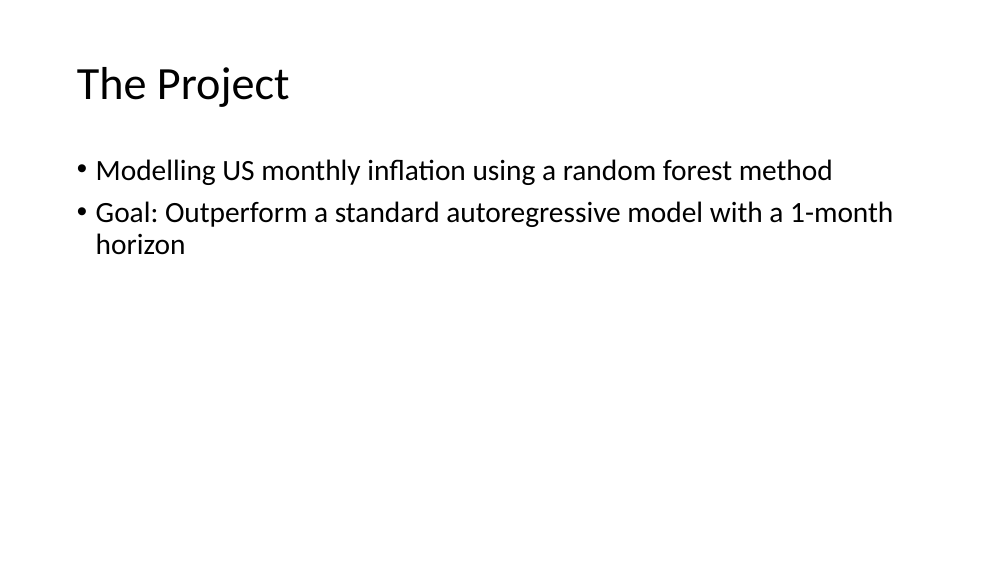
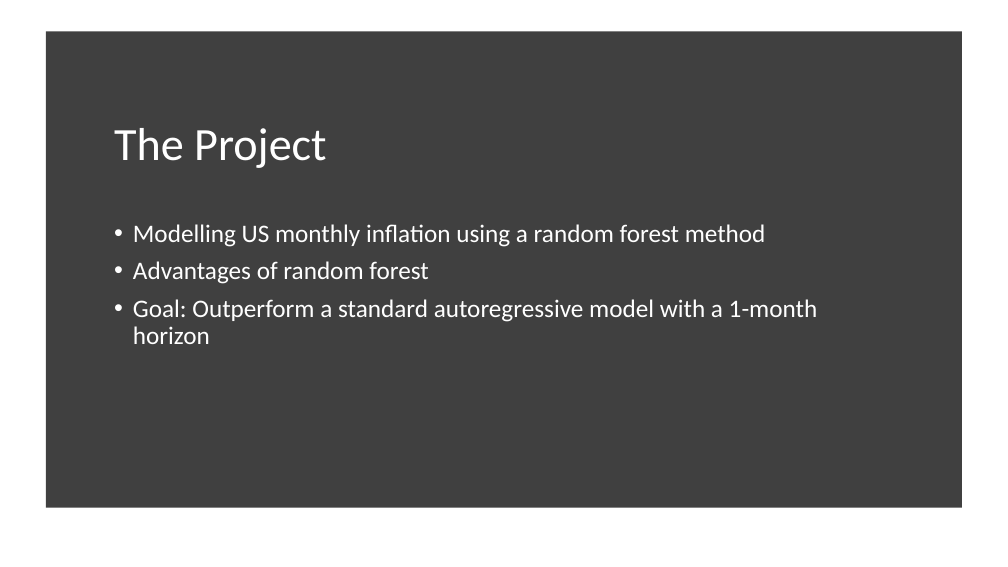
Before and after one commit to amoran57/thesis, a slide deck: slide 9 of Glynn Presentation.pptx. Drawn at 1008x567 pixels with LibreOffice and Linux fonts; fonts in the diff are those of the drawing. Boxes give left, top, right and bottom in pixels: in the first picture for what was removed or moved away, otherwise in the second. Text is boxed around its words. In the diff, an @@ line names an element or a change of style, - is before the commit and + after.

```diff
--- a/Glynn Presentation.pptx
+++ b/Glynn Presentation.pptx
@@ rectangle added at [46,32,963,508], fill #404040 @@
@@ title "The Project": place and size @@
-title "The Project" at [77,67,289,107]
+title "The Project" at [114,128,326,168]
@@ title "The Project" at [114,128,326,168]: text colour #000000 to #FFFFFF @@
@@ text "Modelling US monthly inflation using ...": place and size @@
-text "Modelling US monthly inflation using ..." at [96,159,893,255]
+text "Modelling US monthly inflation using ..." at [133,224,818,344]
@@ text at [133,224,818,344]: size 28 to 24 pt, text colour #000000 to #FFFFFF in "Modelling US monthly inflation using a random ...", "Goal: Outperform a standard autoregressive model with ..." @@
@@ text at [133,261,428,284]: paragraph added @@
+• Advantages of random forest
```
Also in this commit, not shown: 5 other slides changed, 1 slide added, 1 slide removed, 3 other files.
